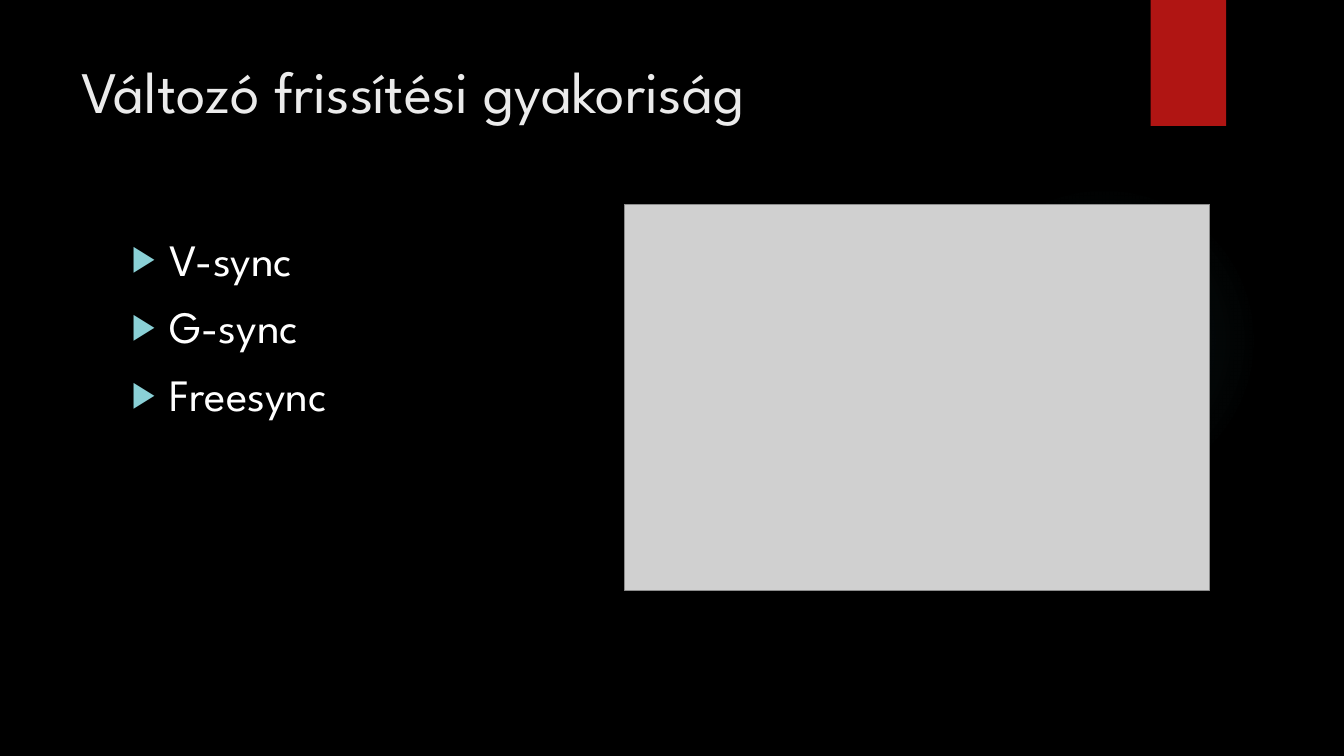
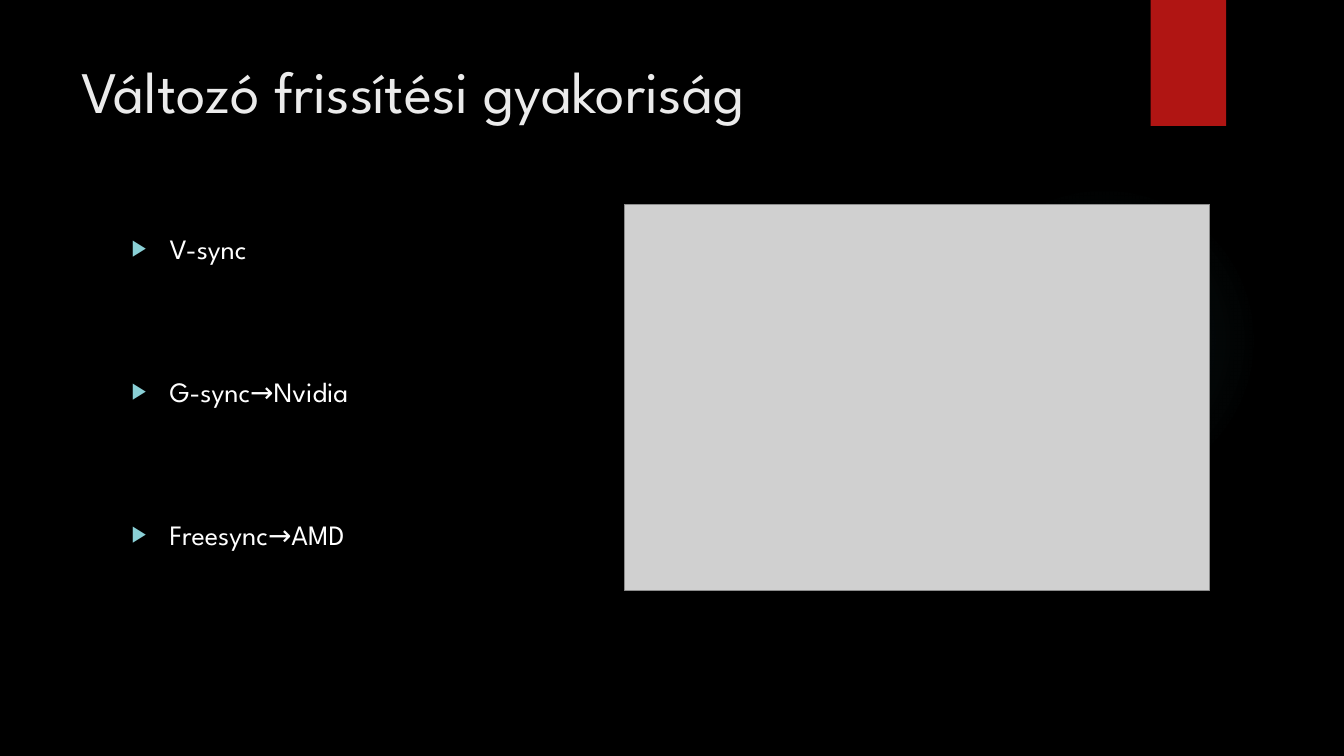
Before and after one commit to peterdaviid/pptkeszites2, a slide deck: slide 5 of Monitorok.pptx. Drawn at 1344x756 pixels with LibreOffice and Linux fonts; fonts in the diff are those of the drawing; grey boxes stand for pictures; background and template pictures are left out. Boxes give left, top, right and bottom in pixels: in the first picture for what was removed or moved away, otherwise in the second. Text is boxed around its words. In the diff, an @@ line names an element or a change of style, - is before the commit and + after.

```diff
--- a/Monitorok.pptx
+++ b/Monitorok.pptx
@@ text at (170, 240, 247, 265): size 32 to 20 pt in "V-sync" @@
@@ text at (170, 382, 349, 551): text changed; size 32 to 20 pt @@
-▶ G-sync
-▶ Freesync
+▶ G-sync→Nvidia
+▶ Freesync→AMD
```
Also in this commit, not shown: 4 other slides changed.
